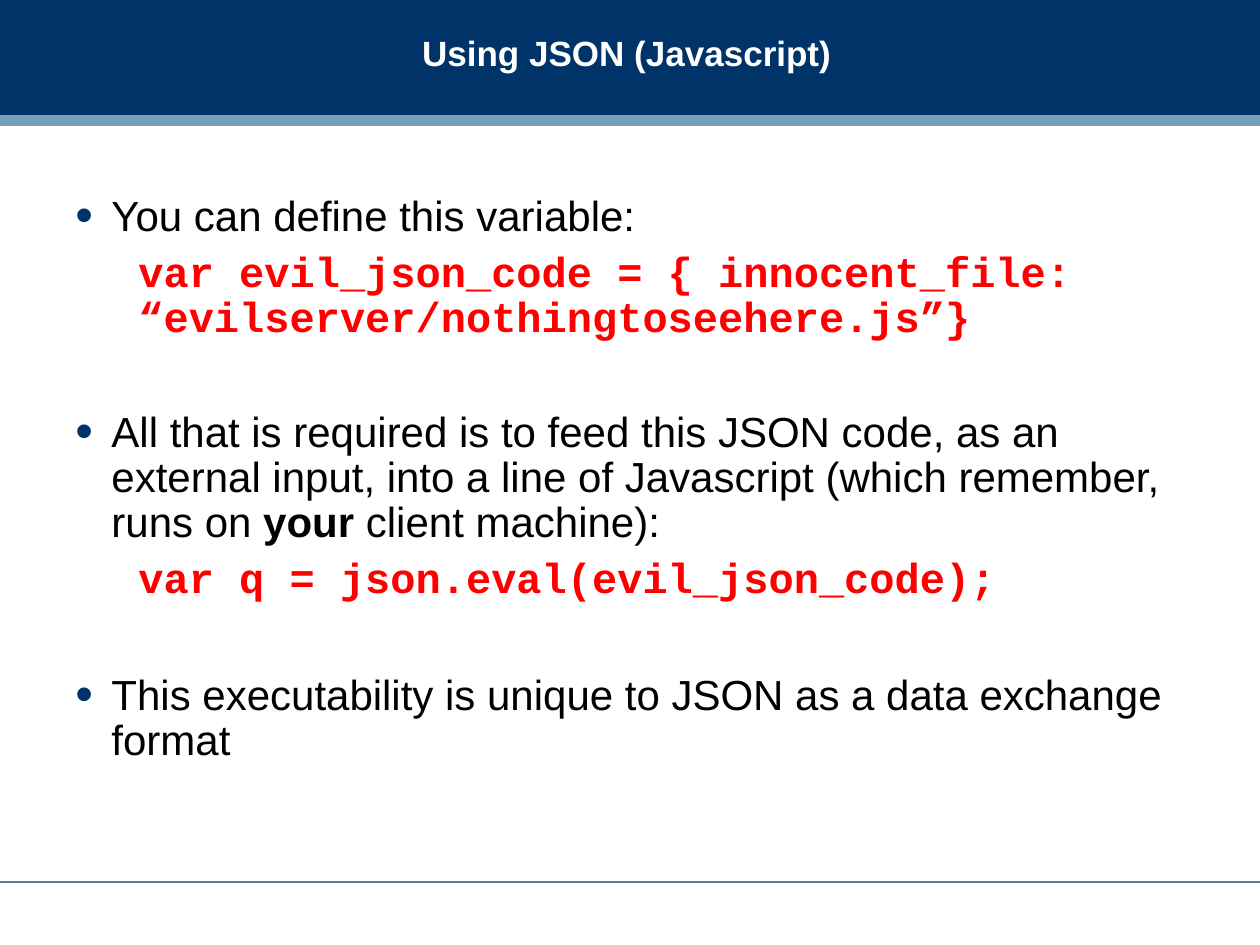
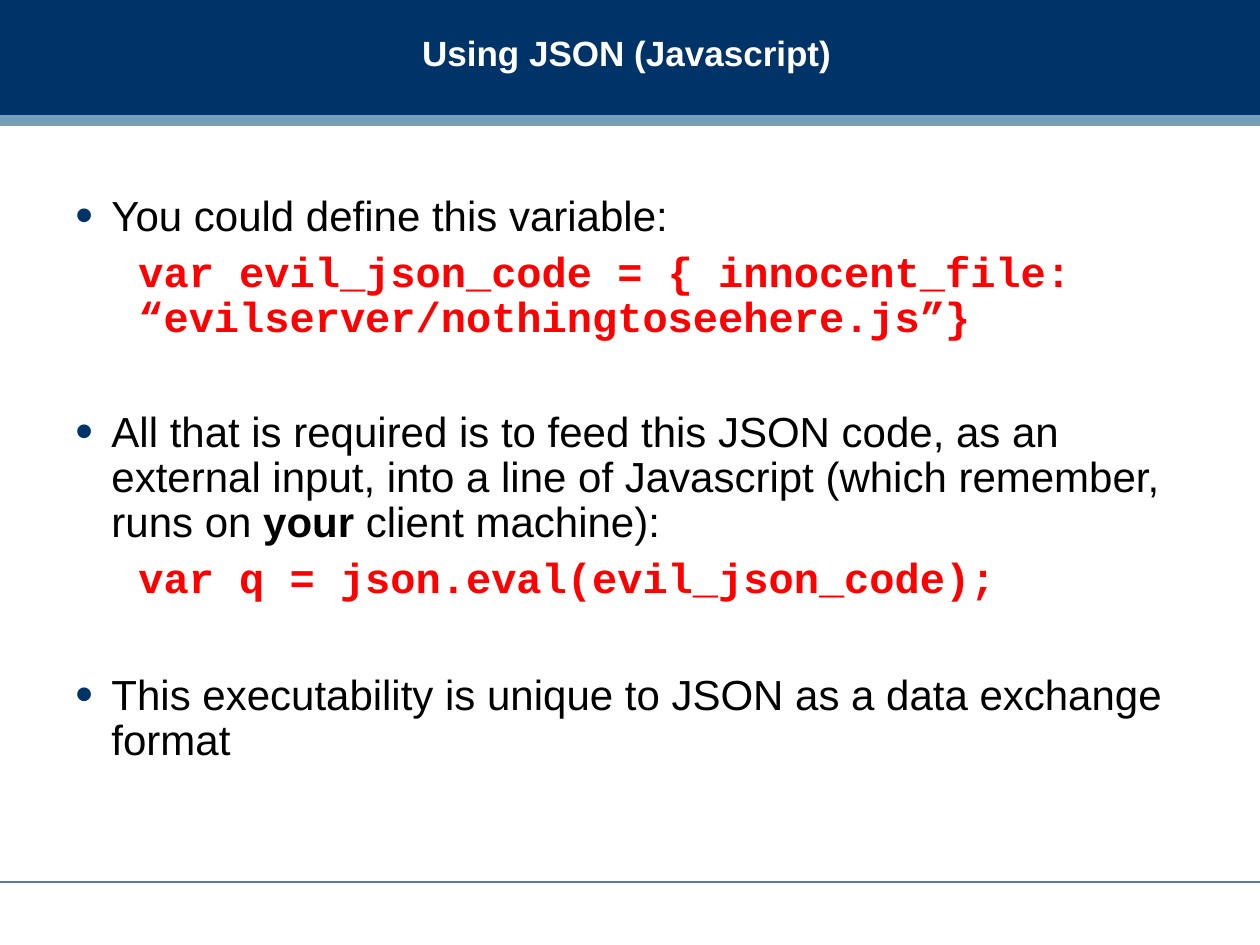
Before and after one commit to dreamind/ix, a slide deck: slide 26 of lectures/representing-data/json.ppt. Drawn at 1260x945 pixels with LibreOffice and Linux fonts; fonts in the diff are those of the drawing; background and template pictures are left out. Boxes give left, top, right and bottom in pixels: in the first picture for what was removed or moved away, otherwise in the second. Text is boxed around its words. In the diff, an @@ line names an element or a change of style, - is before the commit and + after.

Commit message:
final tweaking of JSON slides

```diff
--- a/lectures/representing-data/json.ppt
+++ b/lectures/representing-data/json.ppt
@@ text at (x1=111, y1=200, x2=668, y2=232): text changed @@
-• You can define this variable:
+• You could define this variable:
```
Also in this commit, not shown: 12 other slides changed, 2 slides added.
